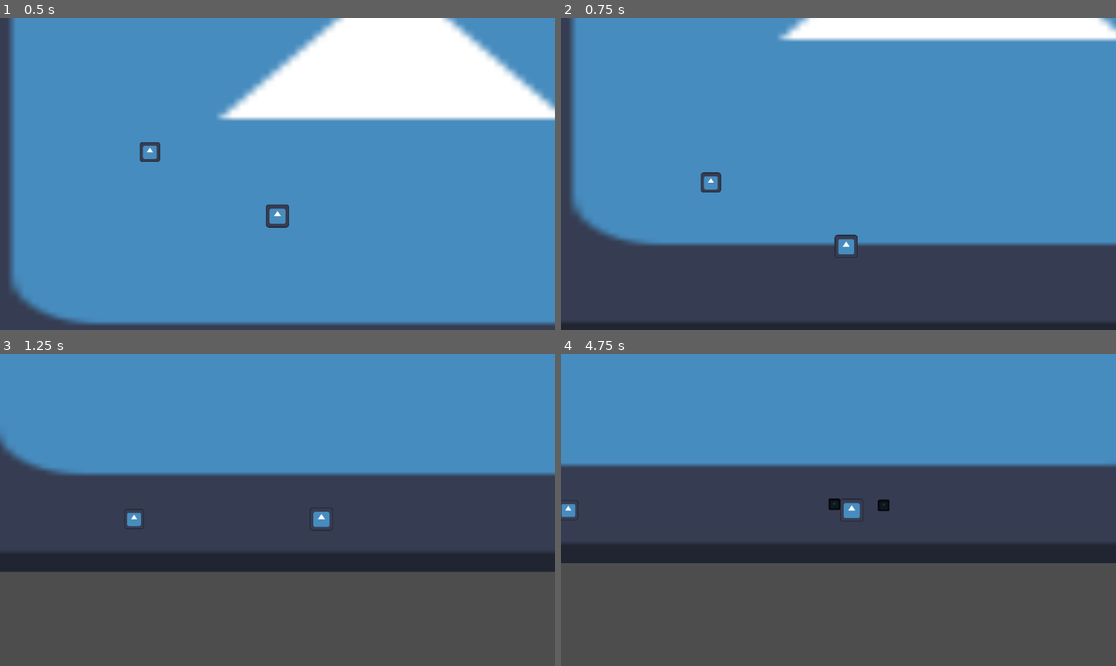
Above: before the commit, frames 1-4 (two rows, left to right).
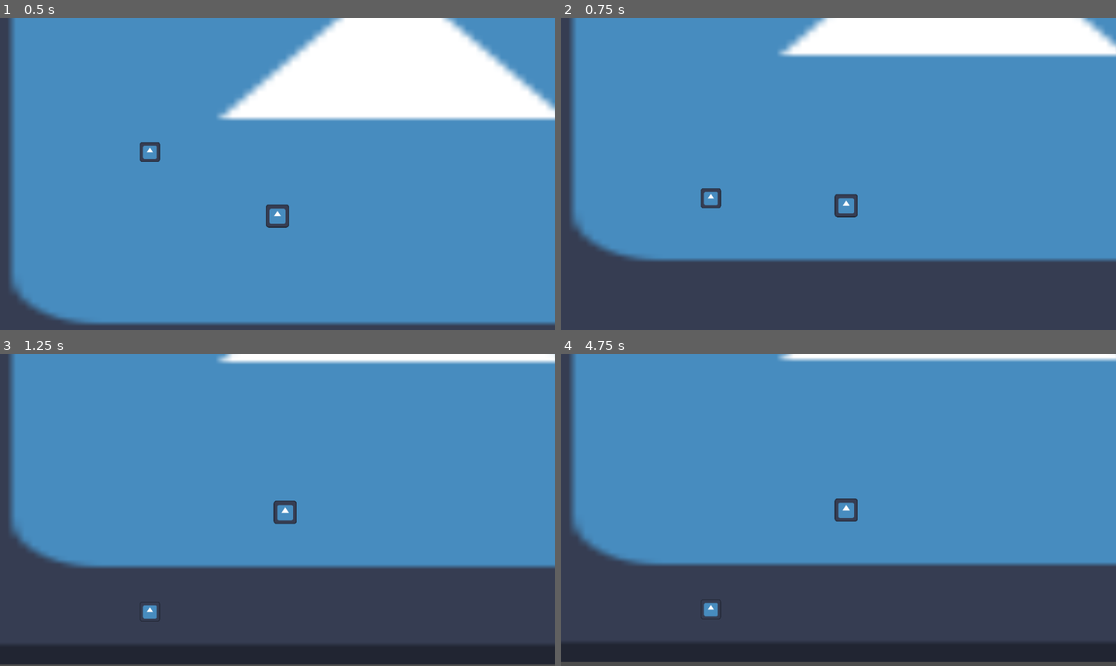
Above: after the commit, the same moments.

Repository: OTalDoPedrinho/-not-mine-story
Game: Godot game, scene res://cenas/cena_01.tscn
Same seed, same stepped clock (60 frames per second), same inputs: the game is played once before the commit and once after it. The engine's default icon, where the game draws it, is replaced by a stand-in: a white triangle on a blue panel in a dark square.
Inputs (mouse positions are in pixels of both pictures, inside the frame that each line leads up to):
- Up to frame 1 (0.5 s): no input
- Up to frame 2 (0.75 s): move the mouse to (960, 158) at 0.52 s; hold D (right) from 0.53 s (still down); click (960, 158) at 0.6 s
- Up to frame 3 (1.25 s): keep holding D (right); tap Space (jump) at 0.77 s; tap Shift (dash) at 0.8 s
- Up to frame 4 (4.75 s): move the mouse to (727, 525) at 1.27 s; tap Shift (dash) at 1.35, 3.05, 3.6 s; tap Space (jump) at 1.52, 3.02, 3.77, 4.52 s; right-click (727, 525) at 1.55 s; move the mouse to (894, 441) at 2.02 s; release D (right) at 2.03 s; hold A (left) 2.03-2.78 s; right-click (894, 441) at 2.1 s; click (894, 441) at 2.3 s; move the mouse to (810, 572) at 2.77 s; hold D (right) 2.78-4.28 s; click (810, 572) at 2.85 s; move the mouse to (1005, 556) at 3.52 s; right-click (1005, 556) at 3.8 s; move the mouse to (672, 463) at 4.27 s; hold A (left) from 4.28 s (still down); right-click (672, 463) at 4.35 s; click (672, 463) at 4.55 s

Frame 1 is identical in both runs. In frame 2, 13% of the frame differs, in the area x 0-100%, y 0-100%; in frame 3, 41%; in frame 4, 41%, in the area x 0-100%, y 0-99%.
Error after the commit: Invalid operands 'float' and 'Nil' in operator '>='. (res://scripts/player.gd:94)

Commit message:
consertei  o shoot

Diff:
--- a/cenas/cena_01.tscn
+++ b/cenas/cena_01.tscn
@@ -2,7 +2,7 @@
 
 [ext_resource type="Texture2D" uid="uid://c6ie2v10trmjk" path="res://icon.svg" id="1_tayw6"]
 [ext_resource type="PackedScene" uid="uid://dxbthm5ini32n" path="res://cenas/player.tscn" id="2_is7n3"]
-[ext_resource type="Script" uid="uid://ca0wce5y328i3" path="res://scripts/classes/enemy_class.gd" id="3_ur80h"]
+[ext_resource type="Script" uid="uid://d0xb5xoosxujb" path="res://scripts/classes/follower_class.gd" id="3_ur80h"]
 
 [sub_resource type="RectangleShape2D" id="RectangleShape2D_is7n3"]
 size = Vector2(1163, 115)
@@ -42,16 +42,24 @@
 
 [node name="Player" parent="." unique_id=1428523968 instance=ExtResource("2_is7n3")]
 position = Vector2(380, 285)
+hp = null
+speed = null
+j_force = null
+dash_spd = null
+dash_dur = null
+atk_dur = null
+iframes_time = null
+projetil_cena = null
 
-[node name="Walker" type="CharacterBody2D" parent="." unique_id=1161203279]
+[node name="enemy01" type="CharacterBody2D" parent="." unique_id=933502892 groups=["enemy"]]
 script = ExtResource("3_ur80h")
-metadata/_custom_type_script = "uid://ca0wce5y328i3"
+metadata/_custom_type_script = "uid://d0xb5xoosxujb"
 
-[node name="CollisionShape2D" type="CollisionShape2D" parent="Walker" unique_id=1160214914]
+[node name="CollisionShape2D" type="CollisionShape2D" parent="enemy01" unique_id=1160214914]
 position = Vector2(269.64, 229.64)
 shape = SubResource("RectangleShape2D_jp4th")
 
-[node name="Sprite2D" type="Sprite2D" parent="Walker" unique_id=1263319916]
+[node name="Sprite2D" type="Sprite2D" parent="enemy01" unique_id=1263319916]
 position = Vector2(269.64, 229.64)
 scale = Vector2(0.135, 0.135)
 texture = ExtResource("1_tayw6")
--- a/cenas/projetil.tscn
+++ b/cenas/projetil.tscn
@@ -5,7 +5,7 @@
 
 [sub_resource type="CircleShape2D" id="CircleShape2D_j4buw"]
 
-[node name="Projetil" type="CharacterBody2D" unique_id=349732082]
+[node name="Projetil" type="CharacterBody2D" unique_id=349732082 groups=["projetil"]]
 script = ExtResource("1_j4buw")
 
 [node name="Sprite2D" type="Sprite2D" parent="." unique_id=723412417]
--- a/project.godot
+++ b/project.godot
@@ -11,6 +11,7 @@
 [application]
 
 config/name="(not)Mine Story"
+config/tags=PackedStringArray("comercial")
 run/main_scene="uid://bcjl514n4i5kv"
 config/features=PackedStringArray("4.6", "Forward Plus")
 config/icon="res://icon.svg"
@@ -28,6 +29,7 @@
 
 enemy="grupo de todos os inmigos"
 player=""
+projetil=""
 
 [input]
 
--- a/scripts/classes/follower_class.gd
+++ b/scripts/classes/follower_class.gd
@@ -8,10 +8,12 @@
 
 	var player = get_tree().get_first_node_in_group("player")
 	if player:
-		var dist = global_position.distance_to(player.global_position)
+		if player.squat:
 
-		if dist<=detect_range:
-			var direc = sign(player.global_position.x - global_position.x)
-			velocity.x = direc * speed
-		else:
-			velocity.x = speed * dir
+			var dist = global_position.distance_to(player.global_position)
+
+			if dist<=detect_range:
+				var direc = sign(player.global_position.x - global_position.x)
+				velocity.x = direc * speed
+			else:
+				velocity.x = speed * dir
--- a/scripts/classes/ground_shooter_class.gd
+++ b/scripts/classes/ground_shooter_class.gd
@@ -12,7 +12,7 @@
 
 	var player = get_tree().get_first_node_in_group("player")
 	if player:
-		var dist = global_position.ditance_to(player.global_position)
+		var dist = global_position.x.ditance_to(player.global_position.x)
 
 		if dist<=shoot_range and can_shoot:
 			velocity.x = 0
--- a/scripts/player.gd
+++ b/scripts/player.gd
@@ -3,17 +3,17 @@
 #region Variáveis
 #region @
 @export var hp = 3
-@export var speed = 100
+@onready var speed = 100
 @export var j_force = 250
 @export var dash_spd = 300
 @export var dash_dur = 0.1
-@export var atk_dur = 0.15
 @export var iframes_time = .75
-@export var projetil_cena: PackedScene = preload("res://cenas/projetil.tscn")
+@onready var projetil_cena: PackedScene = preload("res://cenas/projetil.tscn")
 #endregion
 
 #region Booleans
 var iframed = false
+var squat = false
 #endregion
 
 #region Variables
@@ -26,6 +26,7 @@
 var dash_timer = dash_cooldown
 var dash_cur_dur = 0.0
 var atk_timer = 0.0
+var atk_dur = 0.15
 #endregion
 
 #region States
@@ -80,7 +81,7 @@
 				shoot_timer = 0
 		state.dash:
 			dash_cur_dur += delta
-			velocity.x = move_x * dash_spd if move_x != 0 else 1
+			velocity.x = move_x * dash_spd if move_x != 0 else sign(scale.x) * dash_spd
 
 			if dash_cur_dur >= dash_dur:
 				dash_timer = 0
@@ -94,19 +95,9 @@
 				$AtkHitbox.monitoring = false
 				cur_state = state.idle
 		state.shoot:
-			shoot_timer += delta
-
-			if shoot_timer <= delta:
-				var mouse_pos = get_global_mouse_position()
-				var shoot_dir = (mouse_pos - global_position).normalized()
-				var projetil = projetil_cena.instantiate()
-				projetil.global_position = global_position + shoot_dir * 20
-				projetil.velocity = shoot_dir * 500
-				get_parent().add_child(projetil)
-			if shoot_timer >= shoot_dur:
-				cur_state = state.idle
+			_shoot(delta)
 		state.squat:
-			pass
+			squat = true
 		state.take_dmg:
 			iframes_timer+=delta
 			velocity.x = knockback_dir*25 #knockback
@@ -131,7 +122,7 @@
 			hp -= collider.dmg
 			cur_state = state.take_dmg
 			knockback_dir = sign(global_position.x - collider.global_position.x)
-		if collider == preload("res://cenas/projetil.tscn"):
+		if collider.is_in_group('projetil'):
 			continue
 	#endregion
 	velocity.y += Global.grvt
@@ -144,3 +135,16 @@
 
 func _dialogue():
 	pass
+
+func _shoot(delta: float):
+	if shoot_timer == 0.0:
+		var mouse_pos = get_global_mouse_position()
+		var shoot_dir = (mouse_pos - global_position).normalized()
+		var projetil = projetil_cena.instantiate()
+		projetil.global_position = global_position + shoot_dir * 20
+		projetil.velocity = shoot_dir * projetil.speed
+		get_parent().add_child(projetil)
+
+	shoot_timer += delta
+	if shoot_timer >= shoot_dur:
+		cur_state = state.idle
--- a/scripts/projetil.gd
+++ b/scripts/projetil.gd
@@ -1,15 +1,15 @@
 extends CharacterBody2D
 
-var velocity_vector = Vector2.ZERO
+var velocity_vector = Vector2.RIGHT
 var dmg = 1
 var shooter
+var speed = 500
 
 func _ready():
 	await get_tree().create_timer(2.0).timeout
 	queue_free()
 
 func _physics_process(delta):
-	velocity = velocity_vector
 	move_and_slide()
 
 	if get_slide_collision_count() > 0:
